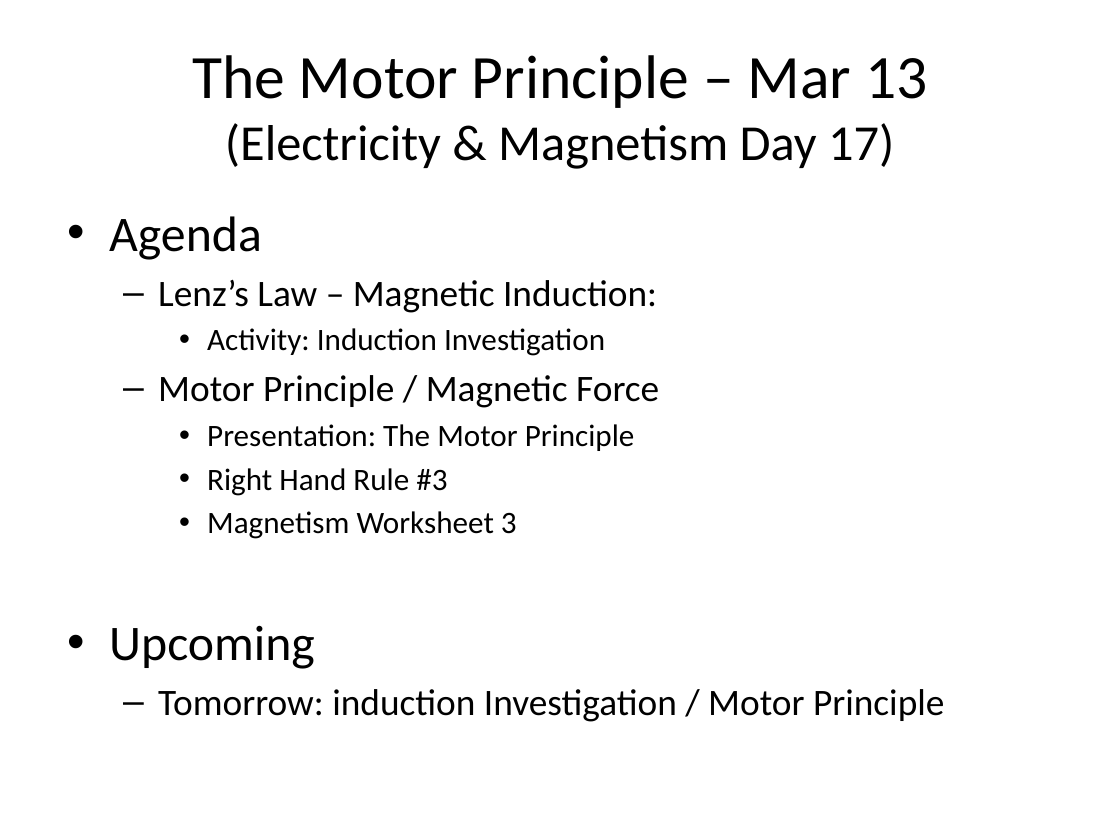
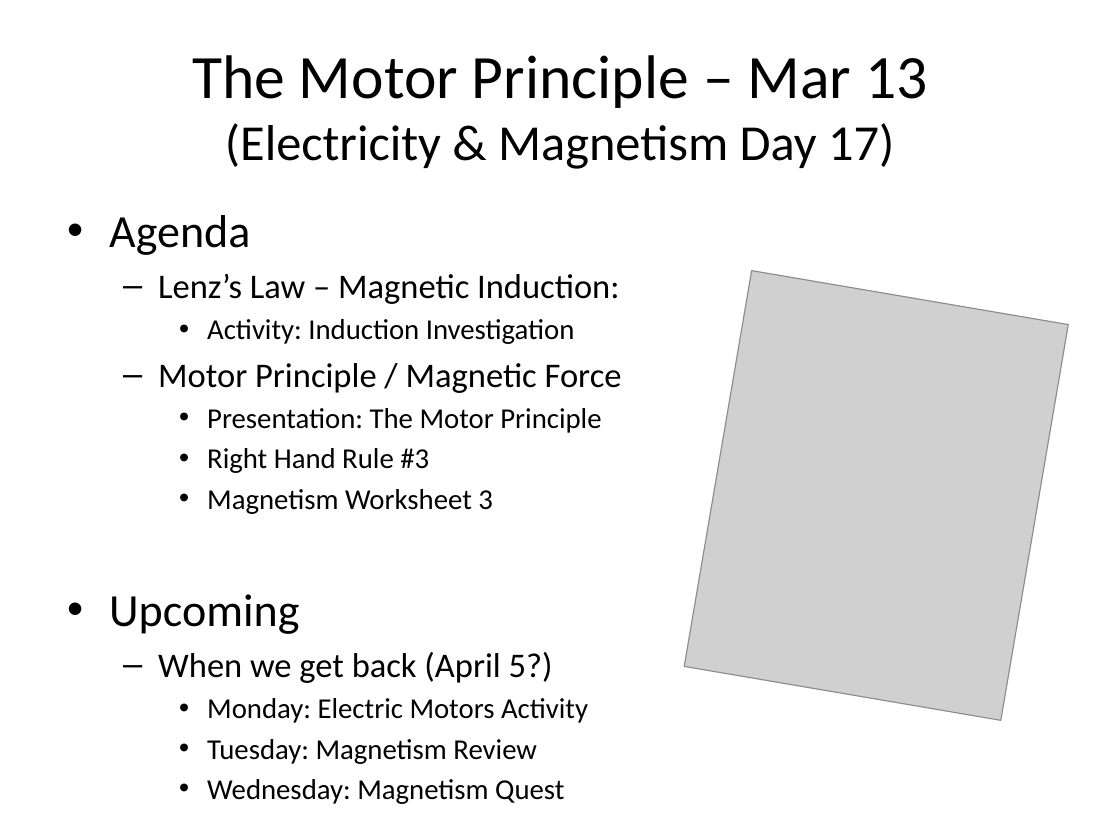
Before and after one commit to Greg5519/SPH3U0, a slide deck: slide 1 of Daily Agendas/Day06.5_MotorPrinciple.pptx. Drawn at 1120x840 pixels with LibreOffice and Linux fonts; fonts in the diff are those of the drawing; grey boxes stand for pictures. Boxes give left, top, right and bottom in pixels: in the first picture for what was removed or moved away, otherwise in the second. Text is boxed around its words. In the diff, an @@ line names an element or a change of style, - is before the commit and + after.

```diff
--- a/Daily Agendas/Day06.5_MotorPrinciple.pptx
+++ b/Daily Agendas/Day06.5_MotorPrinciple.pptx
@@ text at bbox=[109, 215, 622, 634]: size 32 to 29.6 pt in "Agenda", "Upcoming"; size 24 to 22.2 pt in "Lenz’s Law – Magnetic Induction:", "Motor Principle / Magnetic Force"; size 20 to 18.5 pt in "Activity: Induction Investigation", "Presentation: The Motor Principle", "Right Hand Rule #3", "Magnetism Worksheet 3" @@
@@ picture added at bbox=[684, 270, 1069, 721] @@
@@ text at bbox=[158, 652, 588, 764]: text changed; size 24 to 18.5 pt @@
-  – Tomorrow: induction Investigation / Motor Principle
+  – When we get back (April 5?)
+    • Monday: Electric Motors Activity
+    • Tuesday: Magnetism Review
+    • Wednesday: Magnetism Quest
```
